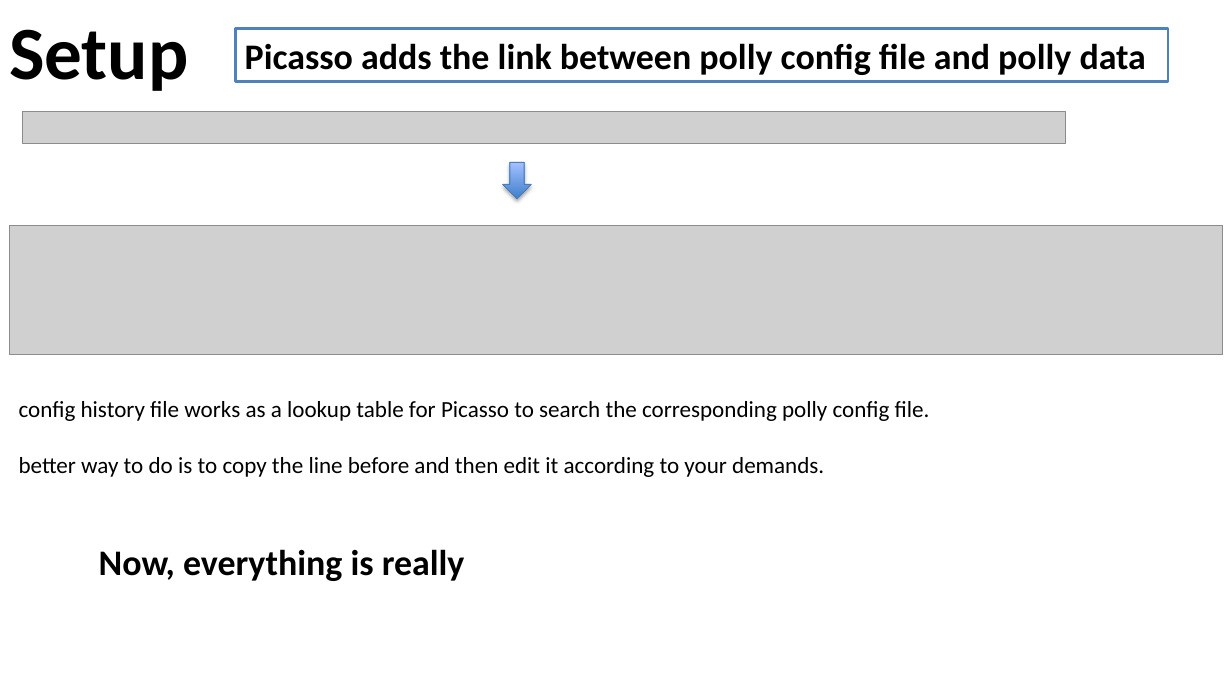
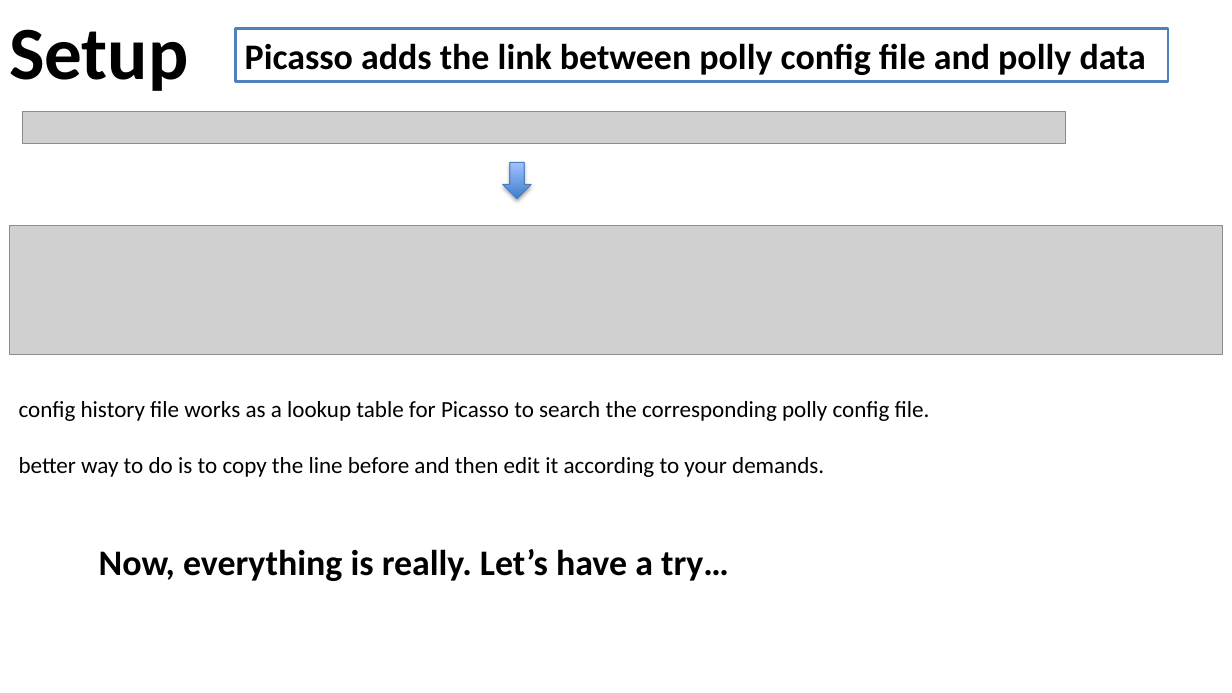
Before and after one commit to PollyNET/Pollynet_Processing_Chain, a slide deck: slide 10 of doc/Pollynet_Processing_Chain.pptx. Drawn at 1232x693 pixels with LibreOffice and Linux fonts; fonts in the diff are those of the drawing; grey boxes stand for pictures; background and template pictures are left out. Boxes give left, top, right and bottom in pixels: in the first picture for what was removed or moved away, otherwise in the second. Text is boxed around its words. In the diff, an @@ line names an element or a change of style, - is before the commit and + after.

```diff
--- a/doc/Pollynet_Processing_Chain.pptx
+++ b/doc/Pollynet_Processing_Chain.pptx
@@ text at [99,549,729,581]: text changed @@
-Now, everything is really
+Now, everything is really. Let’s have a try…
```
Also in this commit, not shown: 4 other slides changed, 4 slides added.
